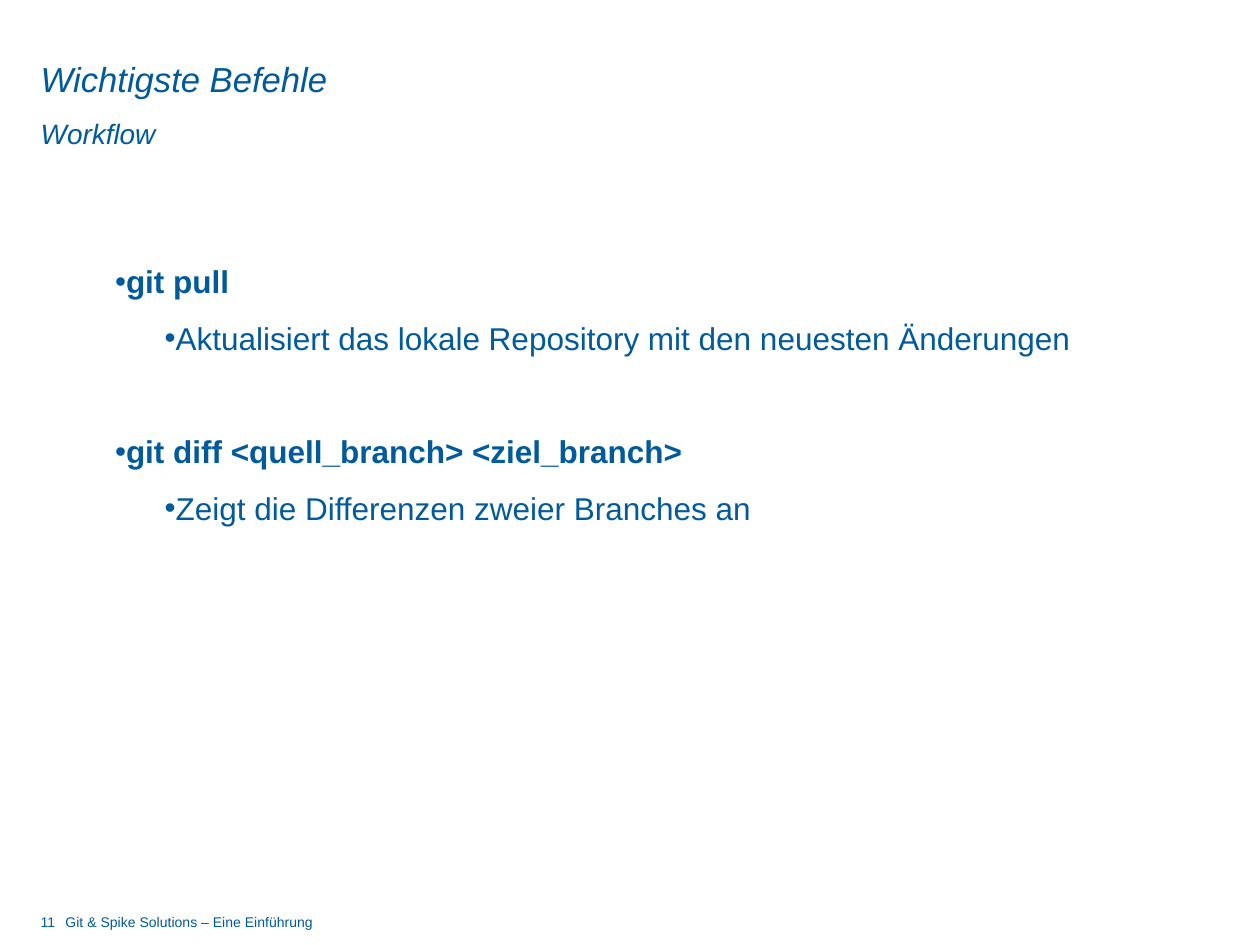
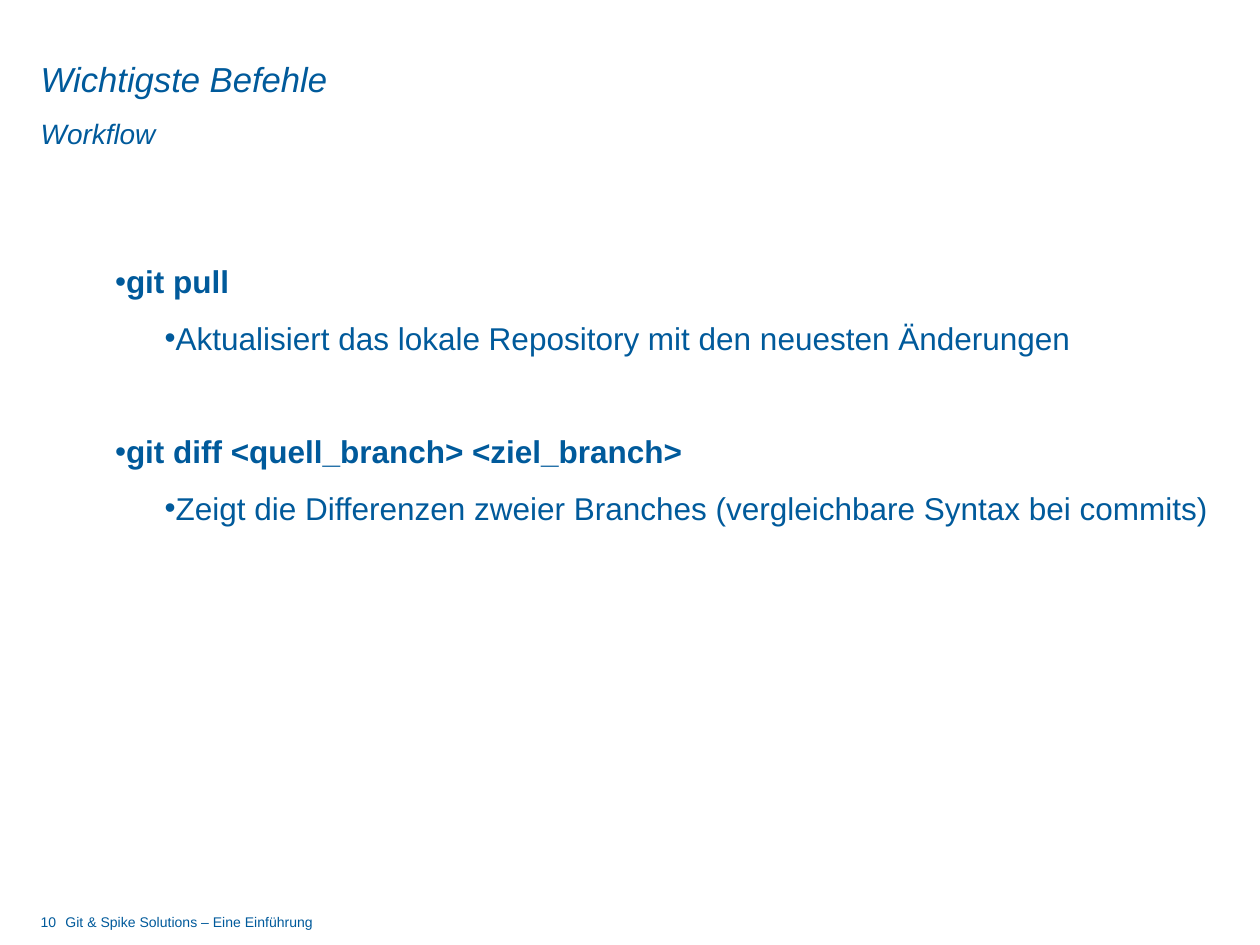
Before and after one commit to dot5343/TestRep, a slide deck: slide 10 of git_vortrag.pptx (slide 11 before the commit). Drawn at 1260x945 pixels with LibreOffice and Linux fonts; fonts in the diff are those of the drawing; background and template pictures are left out. Boxes give left, top, right and bottom in pixels: in the first picture for what was removed or moved away, otherwise in the second. Text is boxed around its words. In the diff, an @@ line names an element or a change of style, - is before the commit and + after.

```diff
--- a/git_vortrag.pptx
+++ b/git_vortrag.pptx
@@ text at (165, 497, 1208, 526): text changed @@
-  • Zeigt die Differenzen zweier Branches an
+  • Zeigt die Differenzen zweier Branches (vergleichbare Syntax bei commits)
@@ page number at (41, 917, 57, 927): text changed @@
-11
+10
```
Also in this commit, not shown: 8 other slides changed, 1 slide added, 1 slide removed.
